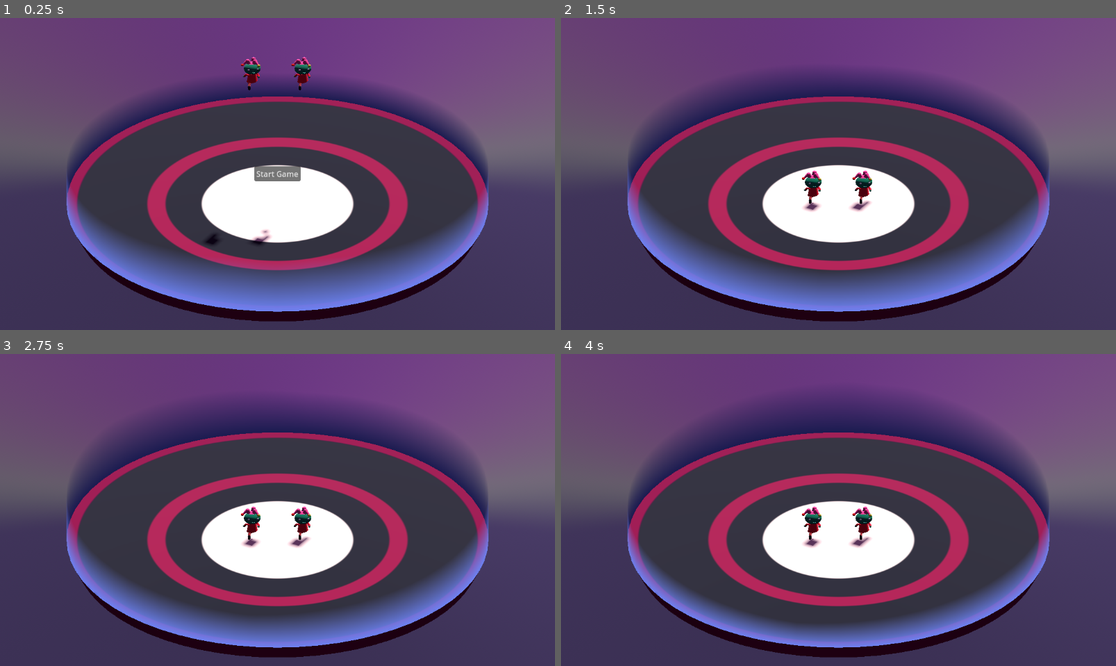
Above: before the commit, frames 1-4 (two rows, left to right).
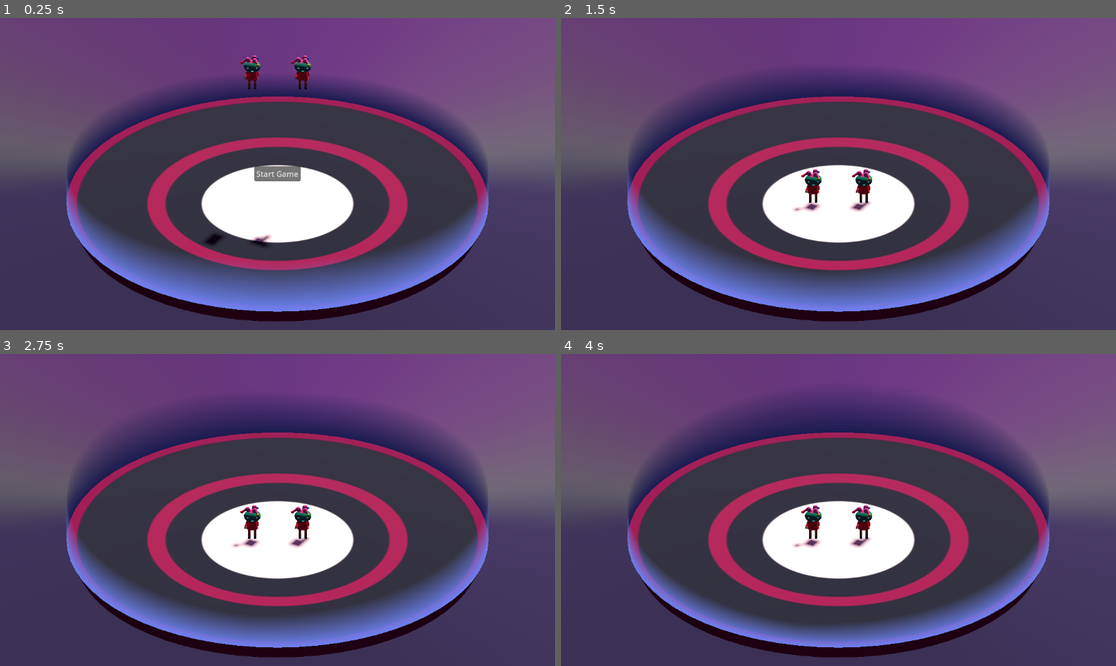
Above: after the commit, the same moments.

Repository: mwpenny/GGJ2024
Game: Godot game, scene res://scenes/ui.tscn
Same seed, same stepped clock (60 frames per second), same inputs: the game is played once before the commit and once after it.
Inputs:
- Up to frame 1 (0.25 s): no input
- Up to frame 2 (1.5 s): click "Start Game" at 0.5 s
- Up to frame 3 (2.75 s): tap Enter at 2 s
- Up to frame 4 (4 s): tap Space at 2.75 s; tap Enter at 3.5 s

The runs differ from the first frame. In frame 1, 0.4% of the frame differs, in the area x 39-57%, y 12-74%; in frame 2, 0.4%, in the area x 41-57%, y 48-63%; in frame 3, 0.4%; in frame 4, 0.4%.

Commit message:
Fix player origin

Diff:
--- a/characters/player.tscn
+++ b/characters/player.tscn
@@ -109,7 +109,7 @@
 tracks/1/path = NodePath(".")
 tracks/1/interp = 2
 tracks/1/loop_wrap = true
-tracks/1/keys = PackedFloat32Array(0, 1, 0, 1.12503, 0, 1, 1, 0, 0.606822, 0, 2, 1, 0, 1.12503, 0)
+tracks/1/keys = PackedFloat32Array(0, 1, 0, 1.489, 0, 1, 1, 0, 0.971, 0, 2, 1, 0, 1.489, 0)
 tracks/2/type = "rotation_3d"
 tracks/2/imported = false
 tracks/2/enabled = true
@@ -212,7 +212,7 @@
 tracks/1/path = NodePath(".")
 tracks/1/interp = 2
 tracks/1/loop_wrap = true
-tracks/1/keys = PackedFloat32Array(0, 1, 0, 1.20457, 0, 0.5, 1, 0, 1.10377, 0, 1, 1, 0, 1.195, 0, 1.5, 1, 0, 1.10377, 0)
+tracks/1/keys = PackedFloat32Array(0, 1, 0, 1.569, 0, 0.5, 1, 0, 1.468, 0, 1, 1, 0, 1.559, 0, 1.5, 1, 0, 1.468, 0)
 tracks/2/type = "rotation_3d"
 tracks/2/imported = false
 tracks/2/enabled = true
@@ -353,14 +353,13 @@
 height = 3.65
 
 [node name="Player" type="CharacterBody3D"]
-transform = Transform3D(1, 0, 0, 0, 1, 0, 0, 0, 1, 0, 0.363859, 0)
 script = ExtResource("1_bdw3y")
 
 [node name="Root" type="Node3D" parent="."]
-transform = Transform3D(0.788132, 0.0105745, 0.615416, 0.00310296, 0.999772, -0.0211526, -0.615499, 0.0185807, 0.787919, 0, 1.17572, 0)
+transform = Transform3D(1, 0, 0, 0, 1, 0, 0, 0, 1, 0, 1.489, 0)
 
 [node name="HeadPivot" type="Node3D" parent="Root"]
-transform = Transform3D(0.876802, 0.0731736, -0.475251, 0, 0.988354, 0.152175, 0.480851, -0.133428, 0.866591, 0.0191801, 0.875566, -0.00105524)
+transform = Transform3D(1, 0, 0, 0, 1, 0, 0, 0, 1, 0.0191801, 0.875566, -0.00105524)
 
 [node name="Head" type="MeshInstance3D" parent="Root/HeadPivot"]
 transform = Transform3D(2, 0, 0, 0, 1.5, 0, 0, 0, 1.5, 0, 0.5941, 0)
@@ -382,7 +381,7 @@
 skeleton = NodePath("HatEndJoint1/Tube end")
 
 [node name="HatEndJoint1" type="Node3D" parent="Root/HeadPivot/Head/Hat/Tube/Tube base"]
-transform = Transform3D(0.989111, 0.106688, -0.101375, -0.112777, 0.992021, -0.0563484, 0.0945542, 0.0671676, 0.993251, -1.78814e-07, -0.185465, -2.98023e-08)
+transform = Transform3D(1, 4.09782e-08, -2.98024e-08, -4.09782e-08, 1, -2.98024e-08, 2.98024e-08, 2.98024e-08, 1, -1.78814e-07, -0.185465, -2.98023e-08)
 
 [node name="Tube end" type="MeshInstance3D" parent="Root/HeadPivot/Head/Hat/Tube/Tube base/HatEndJoint1"]
 transform = Transform3D(0.318271, -0.709215, 0.629061, 0.91568, 0.401778, -0.010312, -0.24543, 0.579299, 0.777288, -0.165727, 0.162236, 0.135779)
@@ -402,7 +401,7 @@
 skeleton = NodePath("HatEndJoint2/Tube end")
 
 [node name="HatEndJoint2" type="Node3D" parent="Root/HeadPivot/Head/Hat/Tube2/Tube base"]
-transform = Transform3D(0.989111, 0.106688, -0.101375, -0.112777, 0.992021, -0.0563484, 0.0945542, 0.0671676, 0.993251, -1.19209e-07, -0.185465, 1.78814e-07)
+transform = Transform3D(1, 2.98024e-08, 1.11023e-16, -2.98024e-08, 1, 7.45058e-09, 1.11023e-16, -7.45058e-09, 1, -1.19209e-07, -0.185465, 1.78814e-07)
 
 [node name="Tube end" type="MeshInstance3D" parent="Root/HeadPivot/Head/Hat/Tube2/Tube base/HatEndJoint2"]
 transform = Transform3D(0.318271, -0.709215, 0.629061, 0.91568, 0.401778, -0.010312, -0.24543, 0.579299, 0.777288, -0.165727, 0.162236, 0.135779)
@@ -422,7 +421,7 @@
 skeleton = NodePath("HatEndJoint3/Tube end")
 
 [node name="HatEndJoint3" type="Node3D" parent="Root/HeadPivot/Head/Hat/Tube3/Tube base"]
-transform = Transform3D(0.989111, 0.106688, -0.101375, -0.112777, 0.992021, -0.0563483, 0.0945543, 0.0671675, 0.993251, 0, -0.185466, 2.38419e-07)
+transform = Transform3D(1, 1.30385e-08, -2.98024e-08, -1.30385e-08, 1, -1.00117e-08, 2.98024e-08, 1.00117e-08, 1, 0, -0.185466, 2.38419e-07)
 
 [node name="Tube end" type="MeshInstance3D" parent="Root/HeadPivot/Head/Hat/Tube3/Tube base/HatEndJoint3"]
 transform = Transform3D(0.318271, -0.709215, 0.629061, 0.91568, 0.401778, -0.010312, -0.24543, 0.579299, 0.777288, -0.165727, 0.162236, 0.135779)
@@ -486,14 +485,14 @@
 skeleton = NodePath("../HeadPivot/Head")
 
 [node name="LegLeft" type="Node3D" parent="Root"]
-transform = Transform3D(0.923899, -0.367214, -0.107541, 0.0718228, 0.442487, -0.893894, 0.375836, 0.818144, 0.435188, 0.357306, -0.213354, -0.00192582)
+transform = Transform3D(1, 0, 0, 0, 1, 0, 0, 0, 1, 0.357306, -0.213354, -0.00192582)
 
 [node name="UpperLeg" type="MeshInstance3D" parent="Root/LegLeft"]
 transform = Transform3D(1, 0, 0, 0, 1, 0, 0, 0, 1, 0, -0.204663, 0)
 mesh = SubResource("CapsuleMesh_e4or4")
 
 [node name="LeftKnee" type="Node3D" parent="Root/LegLeft"]
-transform = Transform3D(0.999972, 0.00359555, -0.00655996, -0.0072842, 0.268325, -0.963301, -0.0017034, 0.963322, 0.268344, -2.98023e-08, -0.524515, -0.000249267)
+transform = Transform3D(1, 0, 0, 0, 1, 0, 0, 0, 1, -2.98023e-08, -0.524515, -0.000249267)
 
 [node name="LowerLeg" type="MeshInstance3D" parent="Root/LegLeft/LeftKnee"]
 transform = Transform3D(1, 0, 0, 0, 1, 0, 0, 0, 1, 0, -0.222645, 0)
@@ -501,7 +500,7 @@
 skeleton = NodePath("../..")
 
 [node name="LeftAnkle" type="Node3D" parent="Root/LegLeft/LeftKnee/LowerLeg"]
-transform = Transform3D(1, 7.45058e-09, -6.23482e-10, -7.45058e-09, 0.986092, -0.166201, -6.23482e-10, 0.166201, 0.986092, 0, -0.288578, 0.000239015)
+transform = Transform3D(1, 0, 0, 0, 1, 0, 0, 0, 1, 0, -0.288578, 0.000239015)
 
 [node name="Foot" type="MeshInstance3D" parent="Root/LegLeft/LeftKnee/LowerLeg/LeftAnkle"]
 transform = Transform3D(1, 0, 0, 0, -4.37114e-08, -1, 0, 1, -4.37114e-08, 0, -0.0984467, 0.13846)
@@ -509,14 +508,14 @@
 skeleton = NodePath("../../../..")
 
 [node name="LegRight" type="Node3D" parent="Root"]
-transform = Transform3D(0.748362, 0.64094, -0.170738, -0.00132391, 0.258853, 0.965917, 0.663291, -0.722629, 0.194564, -0.357, -0.21315, -0.0025289)
+transform = Transform3D(1, 0, 0, 0, 1, 0, 0, 0, 1, -0.357, -0.21315, -0.0025289)
 
 [node name="UpperLeg" type="MeshInstance3D" parent="Root/LegRight"]
 transform = Transform3D(1, 0, 0, 0, 1, 0, 0, 0, 1, 0, -0.204663, 0)
 mesh = SubResource("CapsuleMesh_e4or4")
 
 [node name="RightKnee" type="Node3D" parent="Root/LegRight"]
-transform = Transform3D(0.999936, 0.00228193, -0.0111057, -0.00230779, 0.999995, -0.00231638, 0.0111004, 0.00234186, 0.999936, -1.19209e-07, -0.525515, 0.000248671)
+transform = Transform3D(1, 0, 0, 0, 1, 0, 0, 0, 1, -1.19209e-07, -0.525515, 0.000248671)
 
 [node name="LowerLeg" type="MeshInstance3D" parent="Root/LegRight/RightKnee"]
 transform = Transform3D(1, 0, 0, 0, 1, 0, 0, 0, 1, 0, -0.222645, 0)
@@ -532,7 +531,7 @@
 skeleton = NodePath("../../../..")
 
 [node name="LeftArm" type="Node3D" parent="Root"]
-transform = Transform3D(0.682544, 0.683049, 0.259959, -0.331848, -0.0272664, 0.942939, 0.651161, -0.729864, 0.208058, 0.561838, 0.741855, -2.23517e-07)
+transform = Transform3D(0.819152, 0.573577, 0, -0.573577, 0.819152, 0, 0, 0, 1, 0.561838, 0.741855, -2.23517e-07)
 rotation_edit_mode = 1
 
 [node name="UpperArm" type="MeshInstance3D" parent="Root/LeftArm"]
@@ -556,7 +555,7 @@
 skeleton = NodePath("")
 
 [node name="RightArm" type="Node3D" parent="Root"]
-transform = Transform3D(0.57729, -0.789716, -0.20757, 0.0588829, 0.293808, -0.954049, 0.814414, 0.538541, 0.216113, -0.562, 0.742, -1.49012e-08)
+transform = Transform3D(0.819152, -0.573577, 0, 0.573577, 0.819152, 0, 0, 0, 1, -0.562, 0.742, -1.49012e-08)
 rotation_edit_mode = 1
 
 [node name="UpperArm" type="MeshInstance3D" parent="Root/RightArm"]
